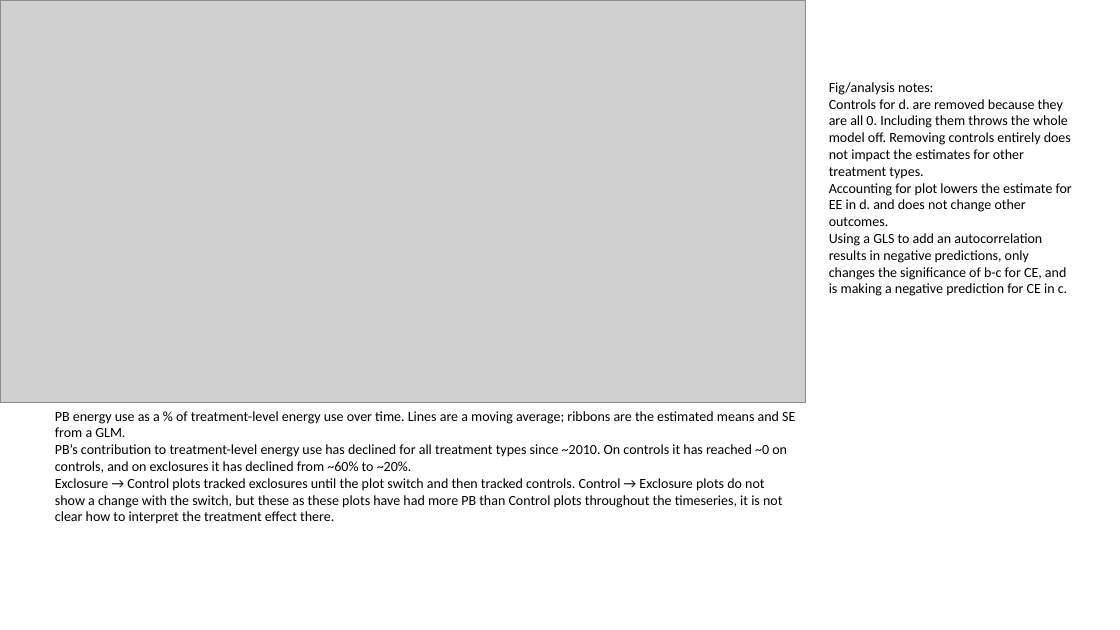
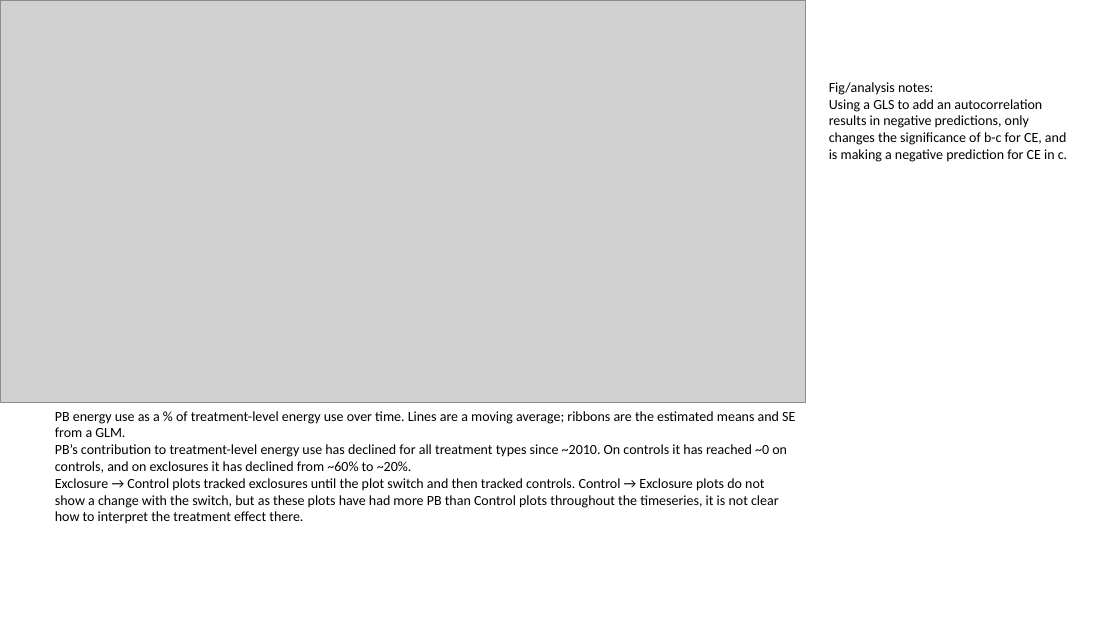
Before and after one commit to diazrenata/squareone, a slide deck: slide 1 of reports/constellatin.pptx (slide 3 before the commit). Drawn at 1120x630 pixels with LibreOffice and Linux fonts; fonts in the diff are those of the drawing; grey boxes stand for pictures. Boxes give left, top, right and bottom in pixels: in the first picture for what was removed or moved away, otherwise in the second. Text is boxed around its words. In the diff, an @@ line names an element or a change of style, - is before the commit and + after.

```diff
--- a/reports/constellatin.pptx
+++ b/reports/constellatin.pptx
@@ text at (829, 99, 1072, 226): paragraphs removed @@
-Controls for d. are removed because they are all 0. Including them throws the whole model off. Removing controls entirely does not impact the estimates for other treatment types.
-Accounting for plot lowers the estimate for EE in d. and does not change other outcomes.
@@ text at (55, 478, 779, 524): text changed @@
-Exclosure → Control plots tracked exclosures until the plot switch and then tracked controls. Control → Exclosure plots do not show a change with the switch, but these as these plots have had more PB than Control plots throughout the timeseries, it is not clear how to interpret the treatment effect there.
+Exclosure → Control plots tracked exclosures until the plot switch and then tracked controls. Control → Exclosure plots do not show a change with the switch, but as these plots have had more PB than Control plots throughout the timeseries, it is not clear how to interpret the treatment effect there.
```
Also in this commit, not shown: 3 slides added, 30 other files.
